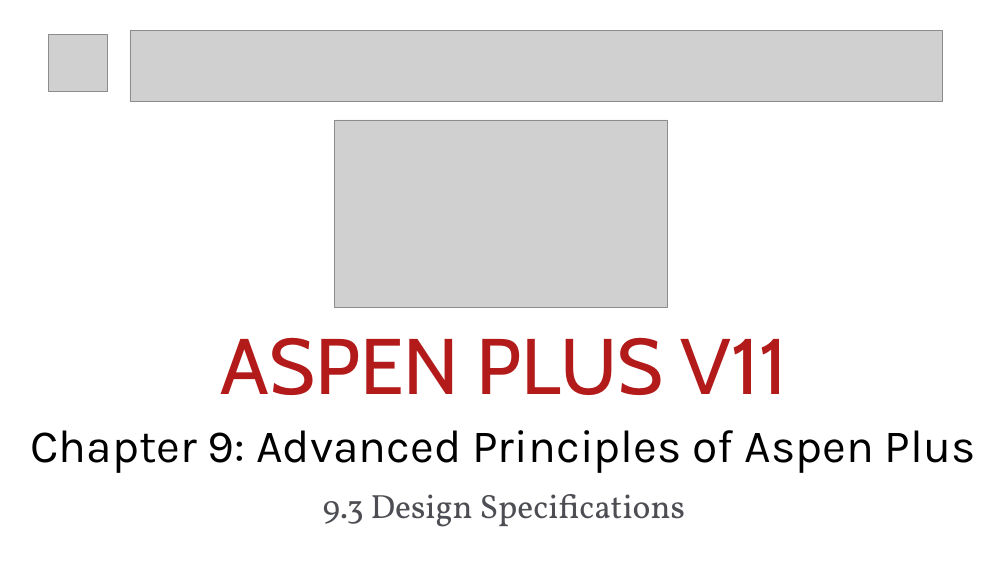
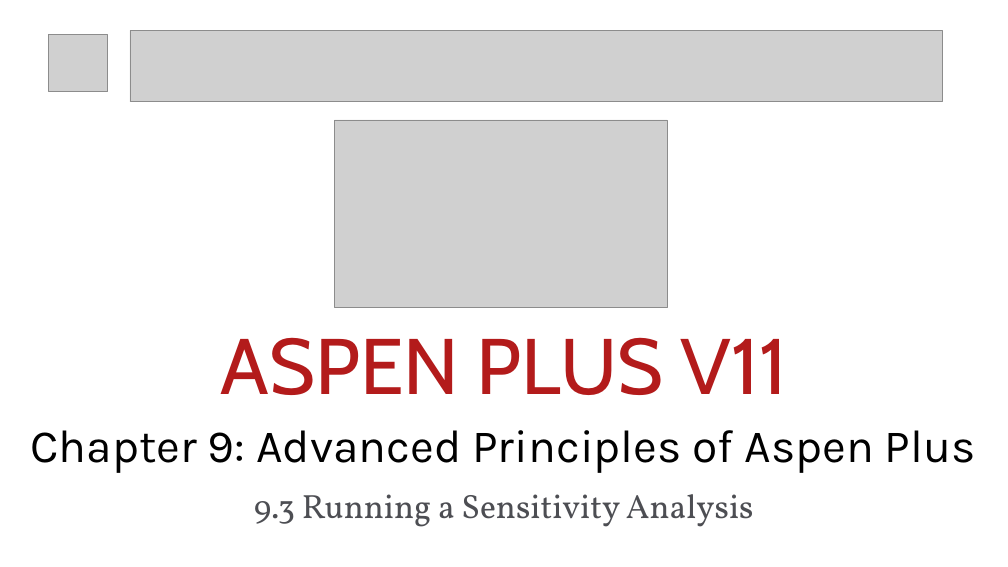
Before and after one commit to btanti/aspen-tutorials, a slide deck: slide 22 of Title Designs/Title Designs.pptx. Drawn at 1008x567 pixels with LibreOffice and Linux fonts; fonts in the diff are those of the drawing; grey boxes stand for pictures. Boxes give left, top, right and bottom in pixels: in the first picture for what was removed or moved away, otherwise in the second. Text is boxed around its words. In the diff, an @@ line names an element or a change of style, - is before the commit and + after.

```diff
--- a/Title Designs/Title Designs.pptx
+++ b/Title Designs/Title Designs.pptx
@@ text at (254,494,754,527): text changed @@
-9.3 Design Specifications
+9.3 Running a Sensitivity Analysis
```
Also in this commit, not shown: 1 other slide changed, 4 other files.
